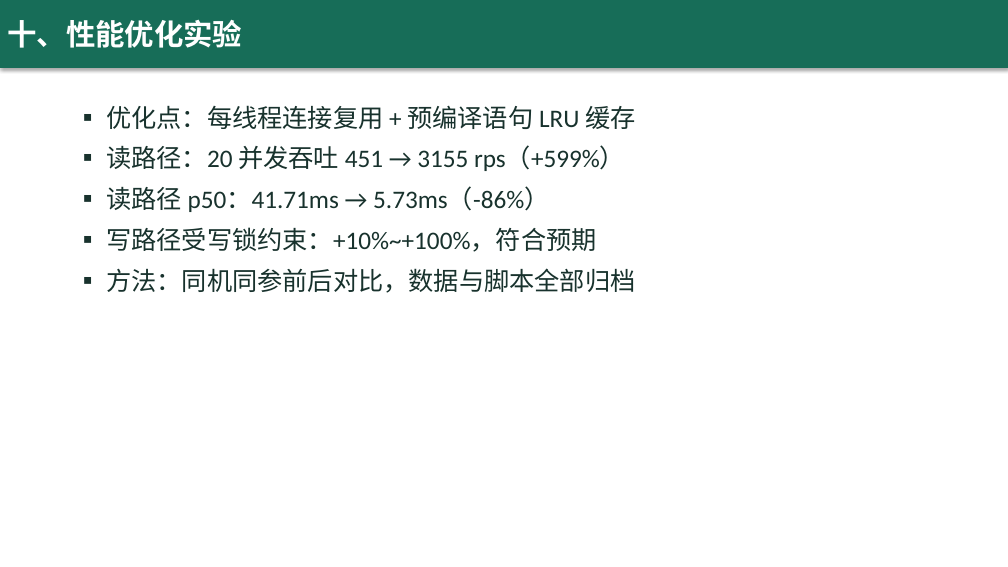
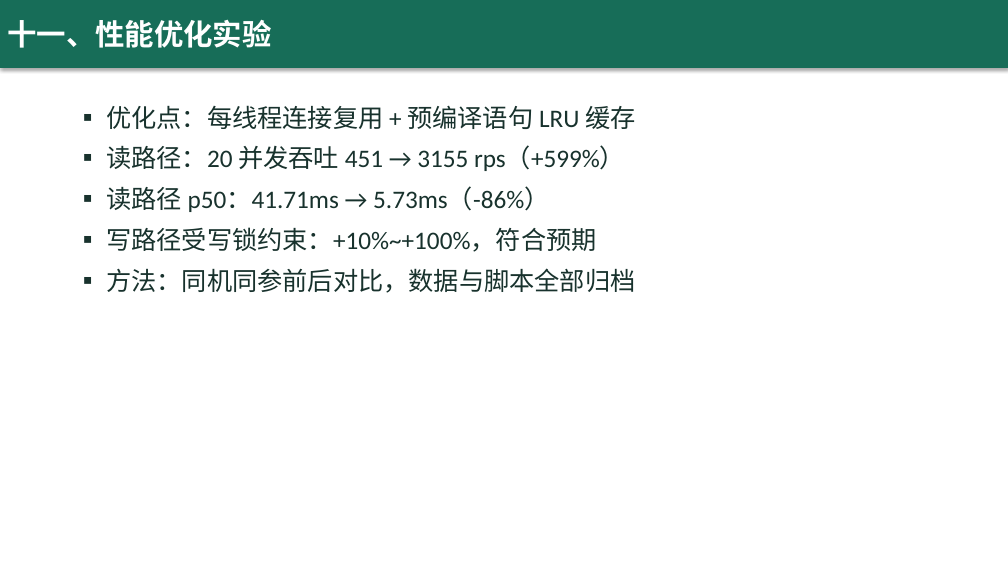
Before and after one commit to yq6666-66/lab-booking-system, a slide deck: slide 12 of docs/thesis/答辩演示.pptx (slide 11 before the commit). Drawn at 1008x567 pixels with LibreOffice and Linux fonts; fonts in the diff are those of the drawing. Boxes give left, top, right and bottom in pixels: in the first picture for what was removed or moved away, otherwise in the second. Text is boxed around its words. In the diff, an @@ line names an element or a change of style, - is before the commit and + after.

```diff
--- a/docs/thesis/答辩演示.pptx
+++ b/docs/thesis/答辩演示.pptx
@@ text in rectangle at (7, 19, 271, 48): text changed @@
-十、性能优化实验
+十一、性能优化实验
```
Also in this commit, not shown: 7 other slides changed, 1 slide added, 7 other files.
